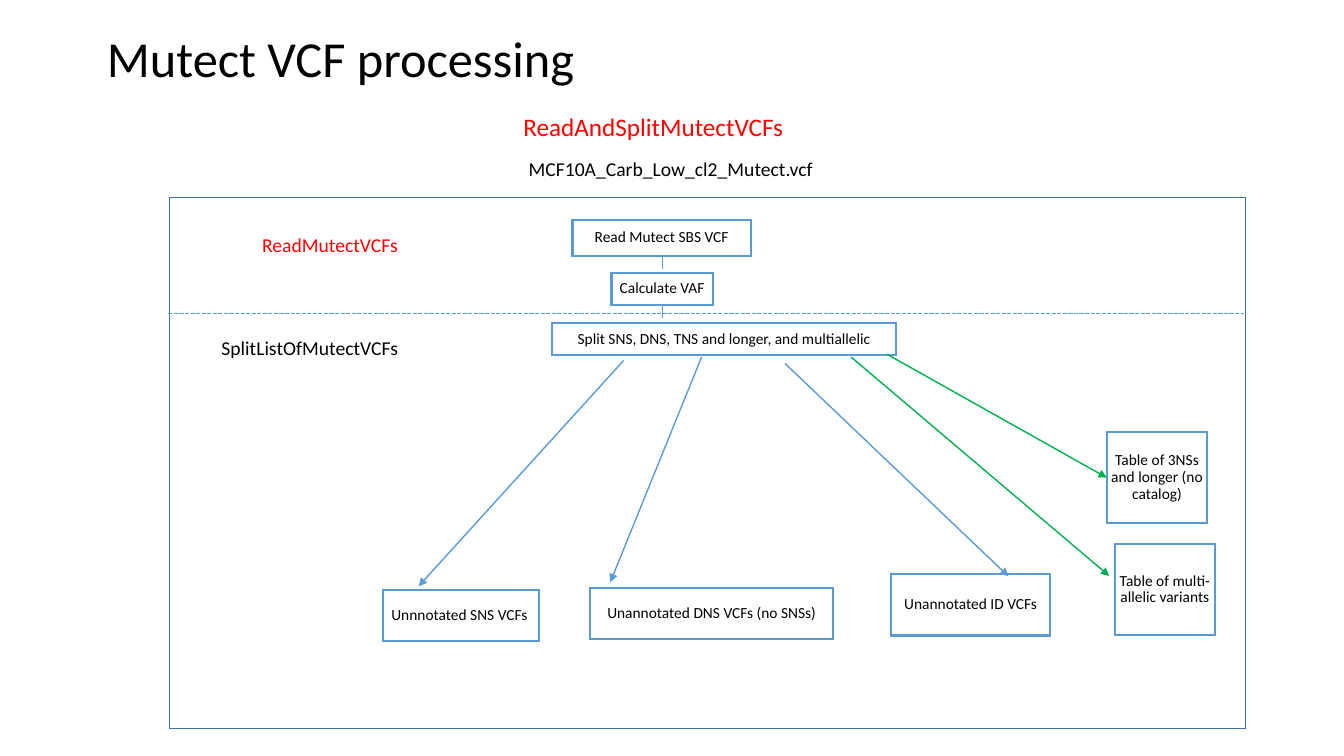
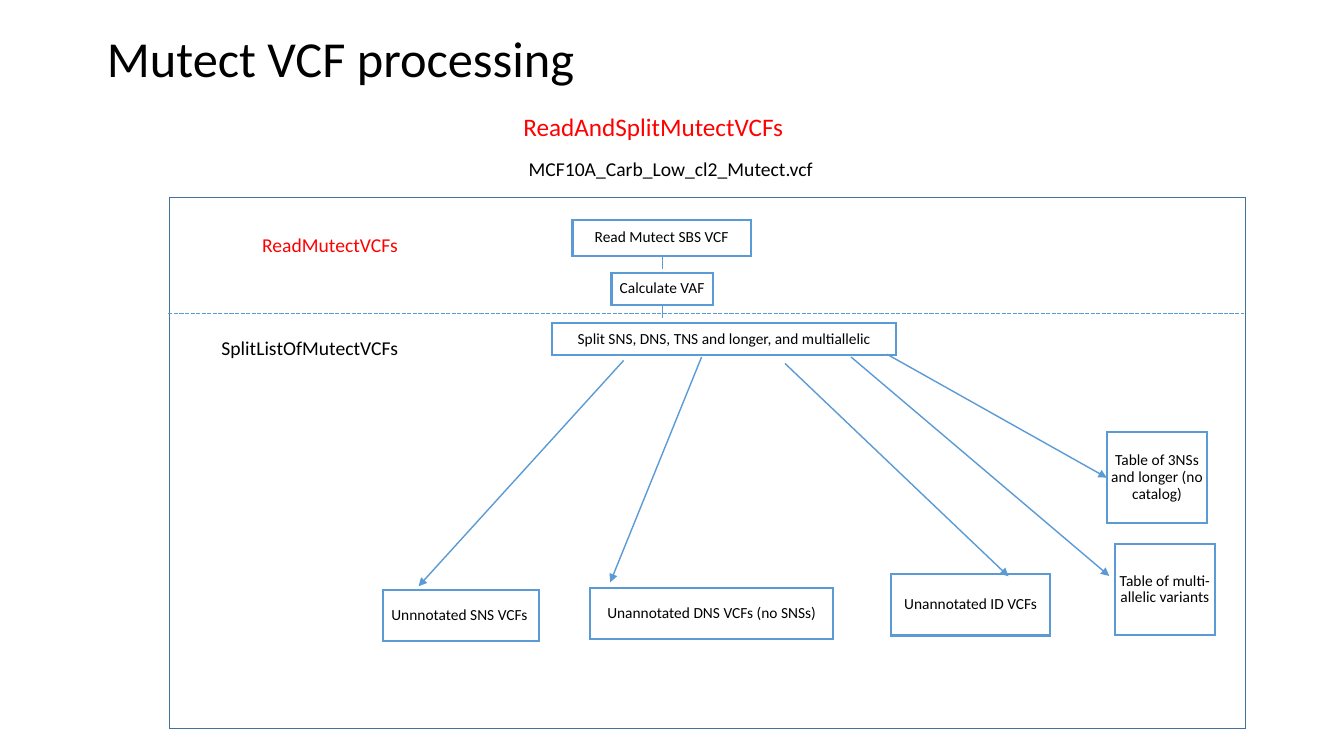
Before and after one commit to steverozen/ICAMS, a slide deck: slide 2 of data-raw/ICAMS-overview.pptx. Drawn at 1344x756 pixels with LibreOffice and Linux fonts; fonts in the diff are those of the drawing. Boxes give left, top, right and bottom in pixels: in the first picture for what was removed or moved away, otherwise in the second. Text is boxed around its words. In the diff, an @@ line names an element or a change of style, - is before the commit and + after.

```diff
--- a/data-raw/ICAMS-overview.pptx
+++ b/data-raw/ICAMS-overview.pptx
@@ arrow (851, 357) - (1109, 576): stroke #00B050 1 pt to #5B9BD5 1 pt @@
@@ arrow (887, 354) - (1107, 478): stroke #00B050 1 pt to #5B9BD5 1 pt @@
```
Also in this commit, not shown: 2 other slides changed, 4 slides removed, 1 other file.
